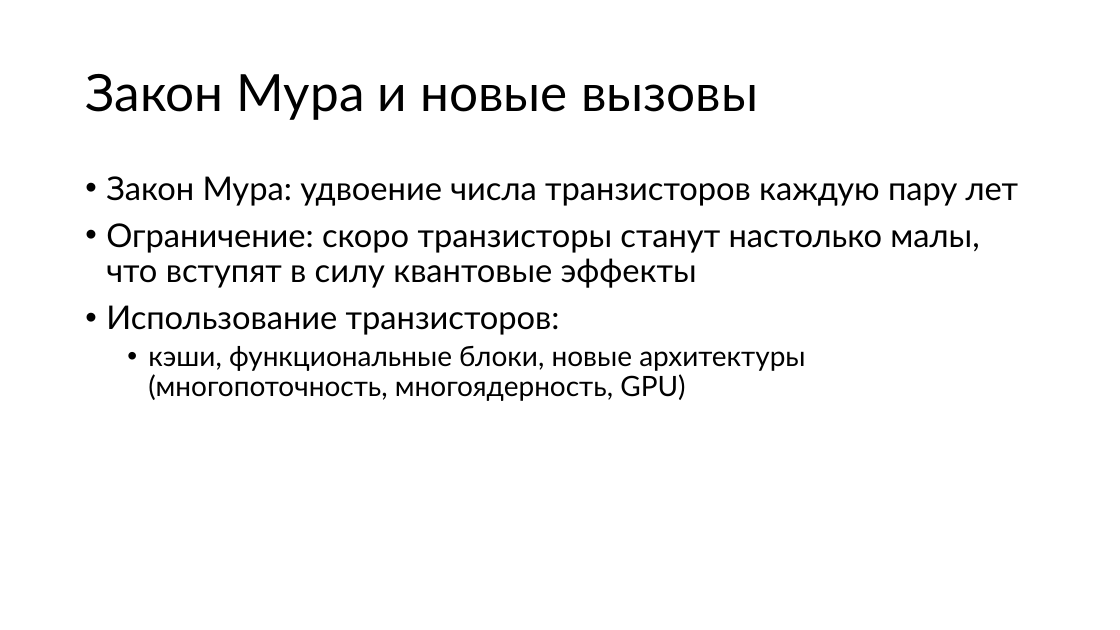
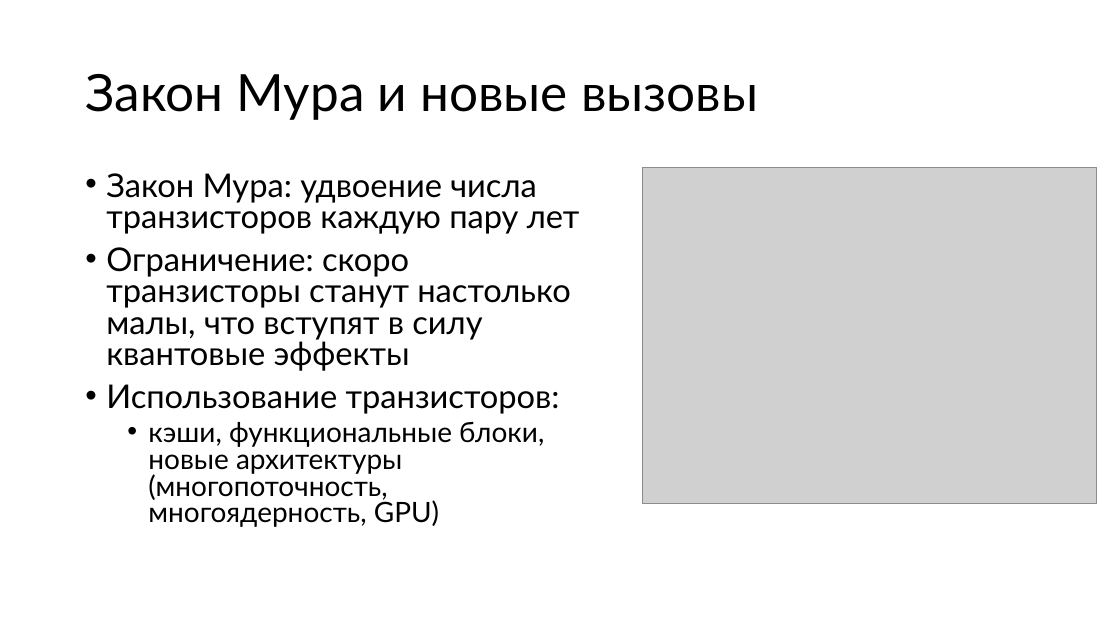
Before and after one commit to alexey-malov/os-course, a slide deck: slide 42 of lectures/01/Введение в ОС.pptx. Drawn at 1120x630 pixels with LibreOffice and Linux fonts; fonts in the diff are those of the drawing; grey boxes stand for pictures. Boxes give left, top, right and bottom in pixels: in the first picture for what was removed or moved away, otherwise in the second. Text is boxed around its words. In the diff, an @@ line names an element or a change of style, - is before the commit and + after.

```diff
--- a/lectures/01/Введение в ОС.pptx
+++ b/lectures/01/Введение в ОС.pptx
@@ text "Закон Мура: удвоение числа транзисторов ..." at (106,173,580,527): line spacing 0.9 to 0.8 @@
@@ picture added at (643,168,1097,504) @@
```
Also in this commit, not shown: 17 other slides changed, 1 slide added.
